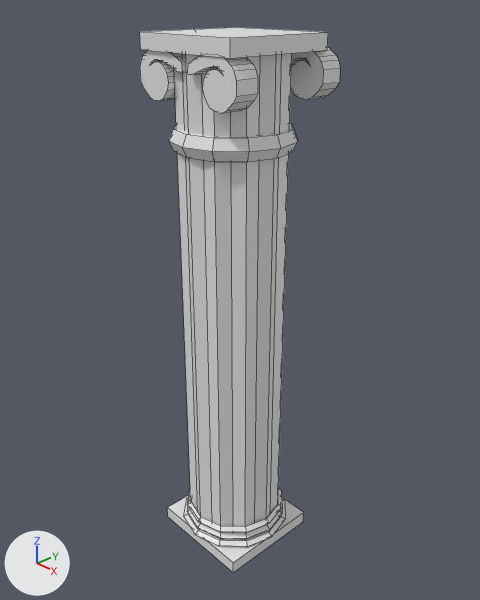
A saved change to the Blender file 3D/VHSProject/ItalyZone/Column1/Column1.blend.
Camera for both pictures: a 50 mm camera at (9.16, -8.38, 6.31) aimed at (-0.13, 0.29, 0.45). Lighting does not change. The marker at lower left points along +X, +Y and +Z. The first picture is the older version. Mesh edges are drawn as thin lines.
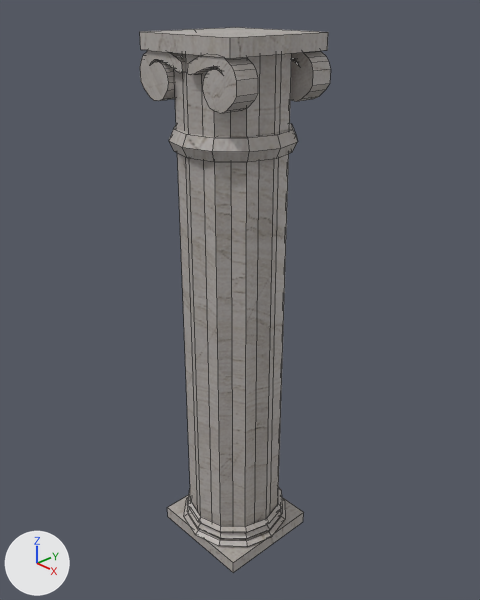
Commit message: Column Model Updated

Location of each change, (x1, y1, x2, y2) in pixels of the pictures (480 x 600 px):
'ColumnStructure', recoloured (white to grey)
    both: (174, 53, 292, 533)
'ColumnBase.001', recoloured (white to grey)
    both: (140, 27, 328, 58)
'Plane', recoloured (white to grey)
    both: (187, 56, 258, 114)
'Plane.003', recoloured, moved
    before: (291, 47, 340, 100)
    after: (290, 51, 331, 102)
'ColumnBase.003', recoloured (white to grey)
    both: (167, 495, 304, 573)
'Plane.002', recoloured (white to grey)
    both: (140, 50, 185, 101)
part 1 of me_circle, recoloured (white to grey)
    both: (184, 497, 285, 547)
part 2 of me_circle_002, recoloured (white to grey)
    both: (187, 488, 282, 533)
part 3 of me_circle_003, recoloured (white to grey)
    both: (169, 123, 297, 162)

Edits to the bpy script that builds the scene:
```text
Add mat_material_023:
    mat_material_023 = principled_material('Material.023')
    mat_material_023.texture = img_column1_texturemod_png_001
Add mat_material_019:
    mat_material_019 = principled_material('Material.019')
    mat_material_019.texture = img_column1_texturemod_png_001
Add mat_material_018:
    mat_material_018 = principled_material('Material.018')
    mat_material_018.texture = img_column1_texturemod_png_001
Change me_cylinder_001:
    where me_cylinder_001.from_pydata(...)  # 48 vertices, 26 faces; spans x -1.05..1.05, y -1.05..1.05, z -5.17..5.69
    add me_cylinder_001.materials.append(mat_material_022)  # picture img_column1_texturemod_png_001
Change me_cube_004:
    where me_cube_004.from_pydata(...)  # 8 vertices, 6 faces; spans x -2.52..-0.63, y 4.94..6.77, z -2.39..-2.15
    add me_cube_004.materials.append(mat_material_021)  # picture img_column1_texturemod_png_001
Change me_circle:
    where me_circle.from_pydata(...)  # 48 vertices, 36 faces; spans x -1.09..1.09, y -1.09..1.09, z 0.1..0.23
    used by ob_circle; location = (0.01, 0.0, -5.1); scale = (1.14, 1.14, 1.14)
    me_circle part 1: 36 faces spanning x -1.09..1.09, y -1.09..1.09, z 0.1..0.23 switch from no material to mat_material_018 (picture img_column1_texturemod_png_001)
Change me_cube_005:
    where me_cube_005.from_pydata(...)  # 8 vertices, 6 faces; spans x -2.52..-0.63, y 4.94..6.77, z -2.39..-2.15
    add me_cube_005.materials.append(mat_material_020)  # picture img_column1_texturemod_png_001
Change me_circle_002:
    where me_circle_002.from_pydata(...)  # 36 vertices, 24 faces; spans x -1.09..1.09, y -1.09..1.09, z 0.12..0.29
    used by ob_circle_002; location = (0.01, 0.0, -4.8); scale = (1.06, 1.06, 1.06)
    me_circle_002 part 2: 24 faces spanning x -1.09..1.09, y -1.09..1.09, z 0.12..0.29 switch from no material to mat_material_019 (picture img_column1_texturemod_png_001)
Change me_circle_003:
    where me_circle_003.from_pydata(...)  # 60 vertices, 48 faces; spans x -1.09..1.09, y -1.09..1.09, z 0.03..0.39
    used by ob_circle_003; location = (0.01, 0.0, 3.65); scale = (1.11, 1.11, 1.11)
    me_circle_003 part 3: 48 faces spanning x -1.09..1.09, y -1.09..1.09, z 0.03..0.39 switch from no material to mat_material_023 (picture img_column1_texturemod_png_001)
Change me_plane_004:
    where me_plane_004.from_pydata(...)  # 74 vertices, 39 faces; spans x -0.324..0.195, y 1.252..1.642, z 0.0..0.202
    add me_plane_004.materials.append(mat_material_025)  # picture img_column1_texturemod_png_001
Change me_plane_006:
    where me_plane_006.from_pydata(...)  # 74 vertices, 39 faces; spans x -0.324..0.195, y -0.205..0.185, z 0.0..0.202
    add me_plane_006.materials.append(mat_material_024)  # picture img_column1_texturemod_png_001
Change me_plane_009:
    where me_plane_009.from_pydata(...)  # 74 vertices, 39 faces; spans x -0.324..0.195, y 1.252..1.642, z 0.0..0.202
    add me_plane_009.materials.append(mat_material_026)  # picture img_column1_texturemod_png_001
Change ob_plane_003:
    ob_plane_003.location: (0.82, 1.42, 1.68) -> (0.82, 1.15, 1.68)
```
